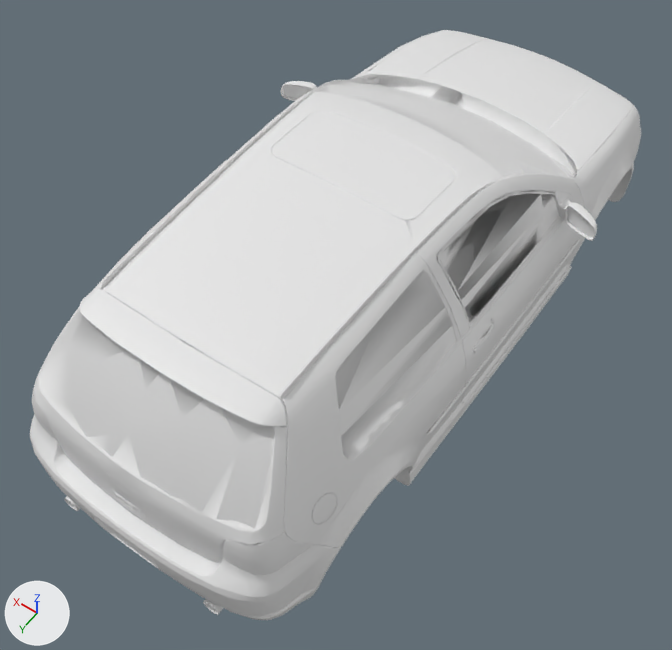
The glTF model public/cars/wendtStrom.glb, before and after one commit.
Before and after are seen from a 50 mm camera at (-1.86, 2.96, 4.44) aimed at (-0.05, 0.42, 0.45). Every picture has the same lights, and +X, +Y and +Z are marked at lower left. The first picture is the older version. Where no turn or scale is listed for an object, it has been applied to the vertices. Vertices at exactly the same position are counted once.

Names of what the first picture shows: 'Body', 'Bumper_Front', 'Bumper_Rear', 'Exhaust', 'Fenders', 'Roof', 'Spoiler', 'halfCupHandles_off', 'halfCupHandles_on', 'shavedHatch_off', 'shavedHatch_on', 'shavedMarkers_off', 'shavedMarkers_on', 'shavedRubstrip_off', 'windSplitters_on'.
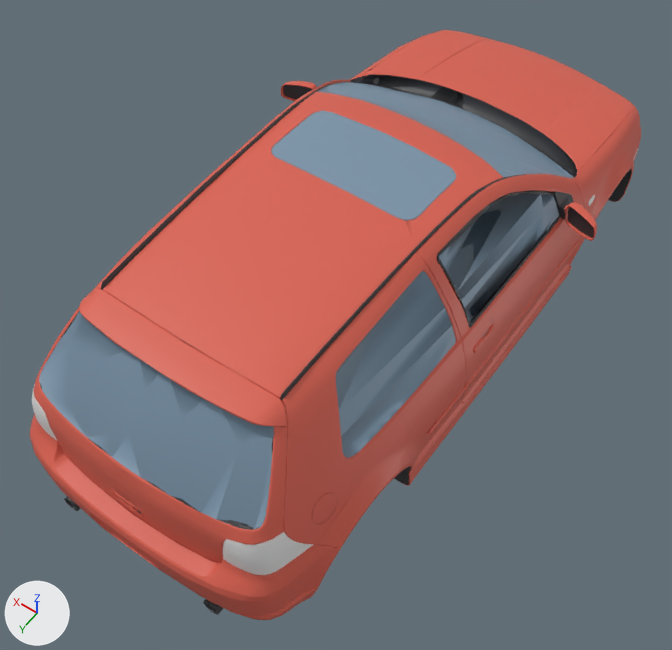
Edits to the scene script, one JSON object a line:
```json
{"op": "set", "path": "mat_glass.base_color", "old": "(0.8, 0.8, 0.8)", "new": "(0.2, 0.3, 0.4)", "note": "white #e7e7e7 -> blue #7c95aa"}
{"op": "set", "path": "mat_black.base_color", "old": "(0.8, 0.8, 0.8)", "new": "(0.04, 0.04, 0.045)", "note": "white #e7e7e7 -> dark grey #38383c"}
{"op": "set", "path": "mat_paint.base_color", "old": "(0.8, 0.8, 0.8)", "new": "(0.7, 0.12, 0.08)", "note": "white #e7e7e7 -> red #da6150"}
{"block": "me_wendtstrom_body", "where": "# used by ob_body; location = (0.0, -0.072, 0.772)"}
{"op": "remove", "block": "me_wendtstrom_body", "code": "me_wendtstrom_body.from_pydata(...)  # 15809 vertices, 28763 faces; spans x -1.02..1.02, y -2.01..2.01, z -0.64..0.64"}
{"op": "add", "block": "me_wendtstrom_body", "code": "me_wendtstrom_body.from_pydata(...)  # 13651 vertices, 24427 faces; spans x -0.87..0.87, y -2.01..2.01, z -0.64..0.64"}
{"block": "me_wendtstrom_body", "change": "me_wendtstrom_body part 1: 48 vertices moved within x -0.85..0.81, y -1.93..0.45, z -0.18..0.27; 2189 vertices removed from x -1.02..1.02, y -1.95..0.45, z -0.51..0.27; 32 vertices added at x -0.84..0.86, y -1.94..0.45, z -0.51..0.23"}
{"block": "me_wendtstrom_body", "change": "me_wendtstrom_body part 2: 4 vertices moved within x 0.51..0.59, y 1.94..1.95, z -0.07..-0.02; 5 vertices removed from x 0.11..0.72, y 1.77..2.0, z -0.13..0.18; 5 vertices added at x 0.12..0.6, y 1.94..2.0, z -0.13..0.18"}
{"block": "me_wendtstrom_body", "change": "me_wendtstrom_body part 3: 3 vertices removed from x -0.78..-0.58, y 1.61..1.93, z 0.0..0.12; 2 vertices added at x -0.77..-0.57, y 1.61..1.93, z 0.0..0.12"}
```

Where the change shows, as pixel boxes (x1, y1, x2, y2) in the pictures (672 x 650 px; the box of a moved part takes in the faces that stretch with it):
```json
{"object": "Body", "change": "recoloured", "before": [32, 74, 631, 575], "after": [32, 74, 631, 575], "on screen": "darker"}
{"object": "Roof", "change": "recoloured", "before": [103, 92, 503, 399], "after": [103, 92, 503, 399], "on screen": "white to red"}
{"object": "Hood", "change": "now drawn", "after": [365, 30, 634, 171], "on screen": "red"}
{"object": "Bumper_Rear", "change": "recoloured", "before": [30, 414, 341, 620], "after": [30, 414, 341, 620], "on screen": "white to red"}
{"object": "Spoiler", "change": "recoloured", "before": [79, 289, 287, 427], "after": [79, 289, 287, 427], "on screen": "white to red"}
{"object": "Fenders", "change": "recoloured", "before": [350, 30, 640, 269], "after": [350, 30, 640, 269]}
{"object": "windSplitters_on", "change": "recoloured", "before": [101, 91, 506, 400], "after": [101, 91, 506, 400]}
{"object": "Mirrors", "change": "now drawn", "after": [281, 81, 597, 241]}
{"object": "shavedRubstrip_off", "change": "recoloured", "before": [427, 240, 580, 434], "after": [427, 240, 580, 434]}
{"object": "shavedMarkers_off", "change": "recoloured", "before": [361, 77, 611, 206], "after": [361, 77, 611, 206]}
{"object": "shavedHatch_off", "change": "recoloured", "before": [108, 484, 146, 521], "after": [108, 484, 146, 521], "on screen": "white to red"}
{"object": "Exhaust", "change": "recoloured", "before": [64, 496, 223, 615], "after": [64, 496, 223, 615]}
{"object": "shavedHatch_on", "change": "recoloured", "before": [107, 481, 150, 523], "after": [107, 481, 150, 523]}
{"object": "Bumper_Front", "change": "recoloured", "before": [609, 127, 641, 202], "after": [609, 127, 641, 202]}
{"object": "halfCupHandles_on", "change": "recoloured", "before": [475, 317, 494, 341], "after": [475, 317, 494, 341]}
{"object": "shavedMarkers_on", "change": "recoloured", "before": [357, 76, 602, 214], "after": [357, 76, 602, 214]}
{"object": "halfCupHandles_off", "change": "recoloured", "before": [475, 323, 487, 344], "after": [475, 323, 487, 344]}
{"part": 1, "of": "me_wendtstrom_body", "change": "reshaped", "before": [281, 30, 634, 353], "after": [463, 181, 567, 353], "on screen": "mostly hidden afterwards"}
{"part": 2, "of": "me_wendtstrom_body", "change": "moved or reshaped", "before": [105, 455, 144, 501], "after": [72, 429, 115, 500]}
{"part": 3, "of": "me_wendtstrom_body", "change": "moved or reshaped", "before": [229, 521, 327, 549], "after": [233, 521, 326, 544]}
```
